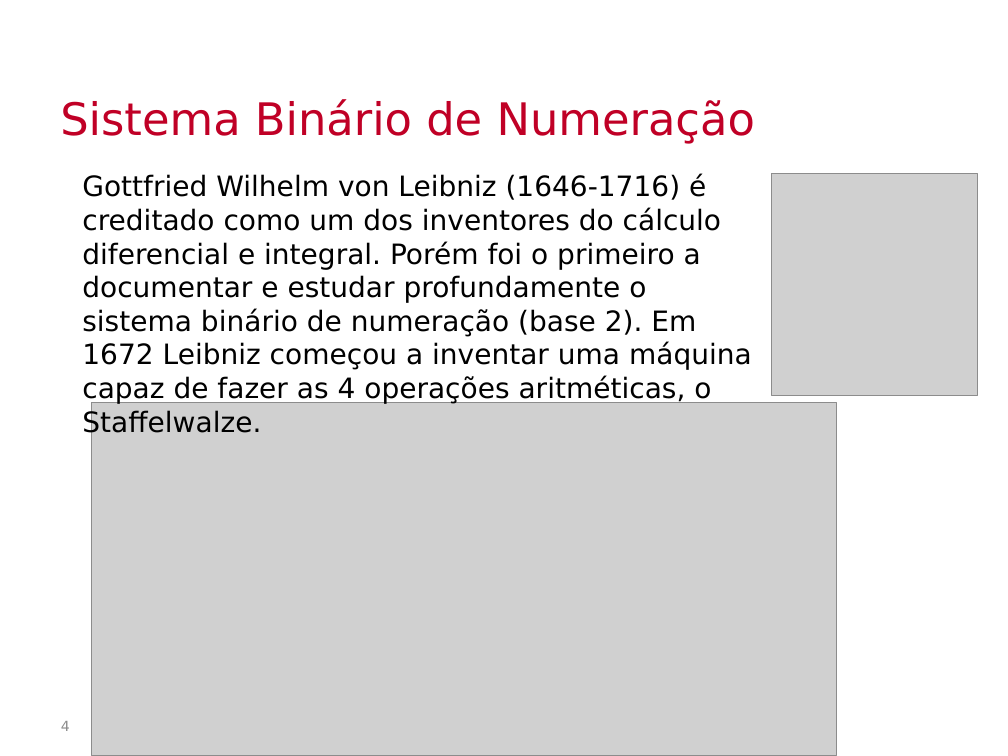
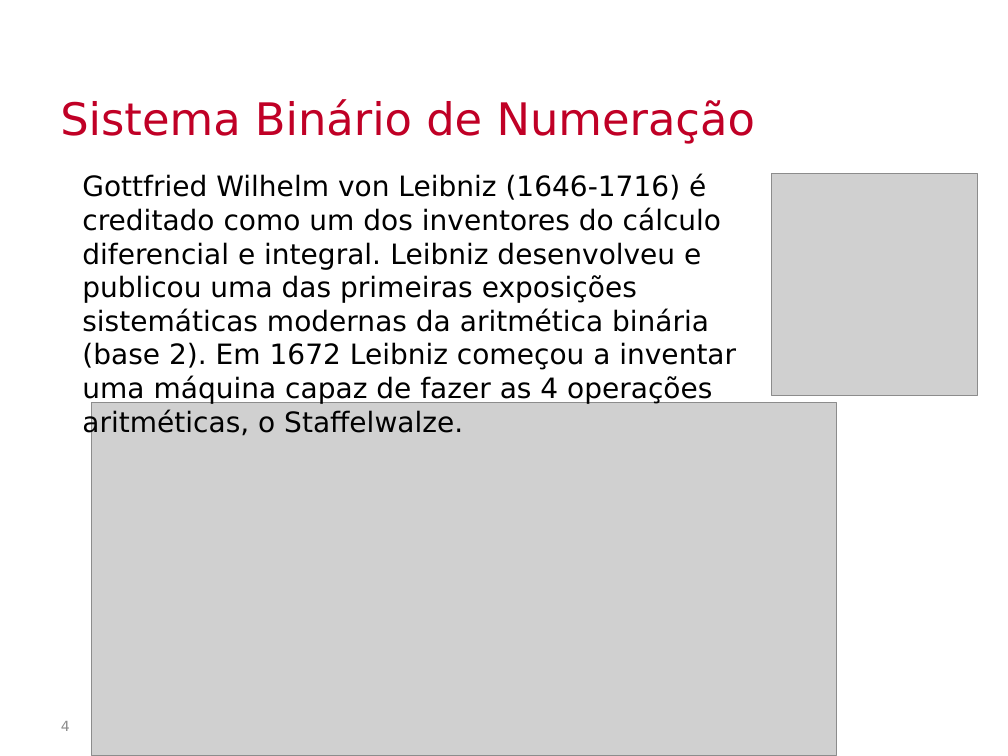
Before and after one commit to Insper/bits-e-proc, a slide deck: slide 4 of docs-src/slides/conteudoDadosDigitais.pptx. Drawn at 1008x756 pixels with LibreOffice and Linux fonts; fonts in the diff are those of the drawing; grey boxes stand for pictures; background and template pictures are left out. Boxes give left, top, right and bottom in pixels: in the first picture for what was removed or moved away, otherwise in the second. Text is boxed around its words. In the diff, an @@ line names an element or a change of style, - is before the commit and + after.

```diff
--- a/docs-src/slides/conteudoDadosDigitais.pptx
+++ b/docs-src/slides/conteudoDadosDigitais.pptx
@@ text at (x1=82, y1=174, x2=736, y2=438): text changed @@
-Gottfried Wilhelm von Leibniz (1646-1716) é creditado como um dos inventores do cálculo diferencial e integral. Porém foi o primeiro a documentar e estudar profundamente o sistema binário de numeração (base 2). Em 1672 Leibniz começou a inventar uma máquina capaz de fazer as 4 operações aritméticas, o Staffelwalze.
+Gottfried Wilhelm von Leibniz (1646-1716) é creditado como um dos inventores do cálculo diferencial e integral. Leibniz desenvolveu e publicou uma das primeiras exposições sistemáticas modernas da aritmética binária (base 2). Em 1672 Leibniz começou a inventar uma máquina capaz de fazer as 4 operações aritméticas, o Staffelwalze.
```
Also in this commit, not shown: 17 other slides changed, 2 slides added, 2 slides removed, 1 other file.
